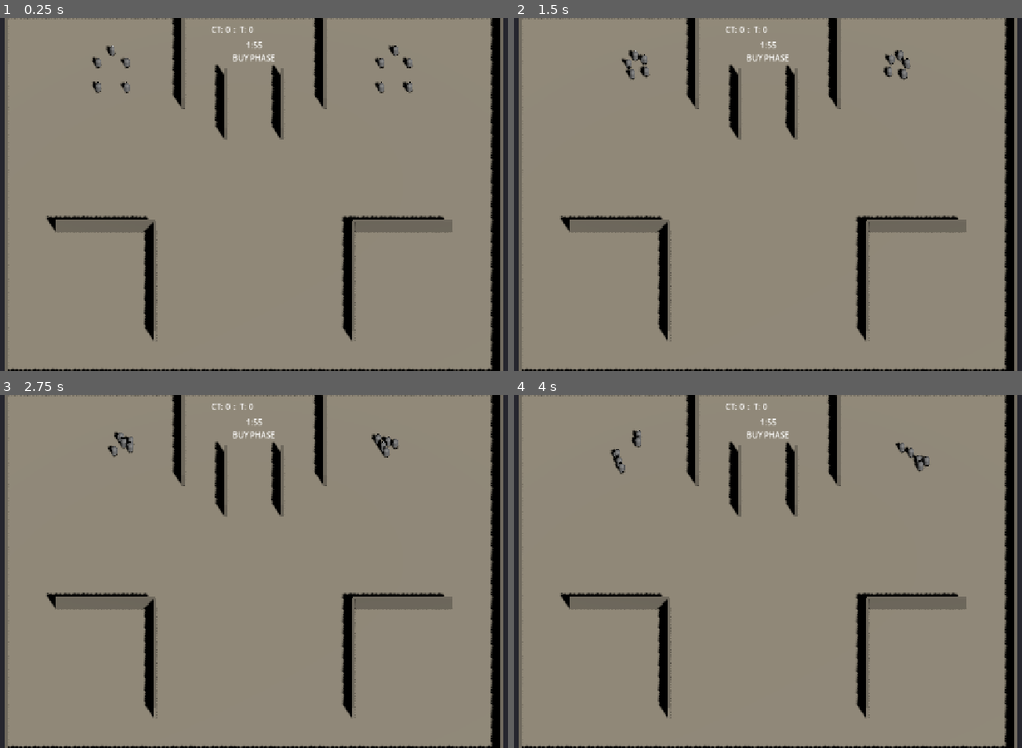
Above: before the commit, frames 1-4 (two rows, left to right).
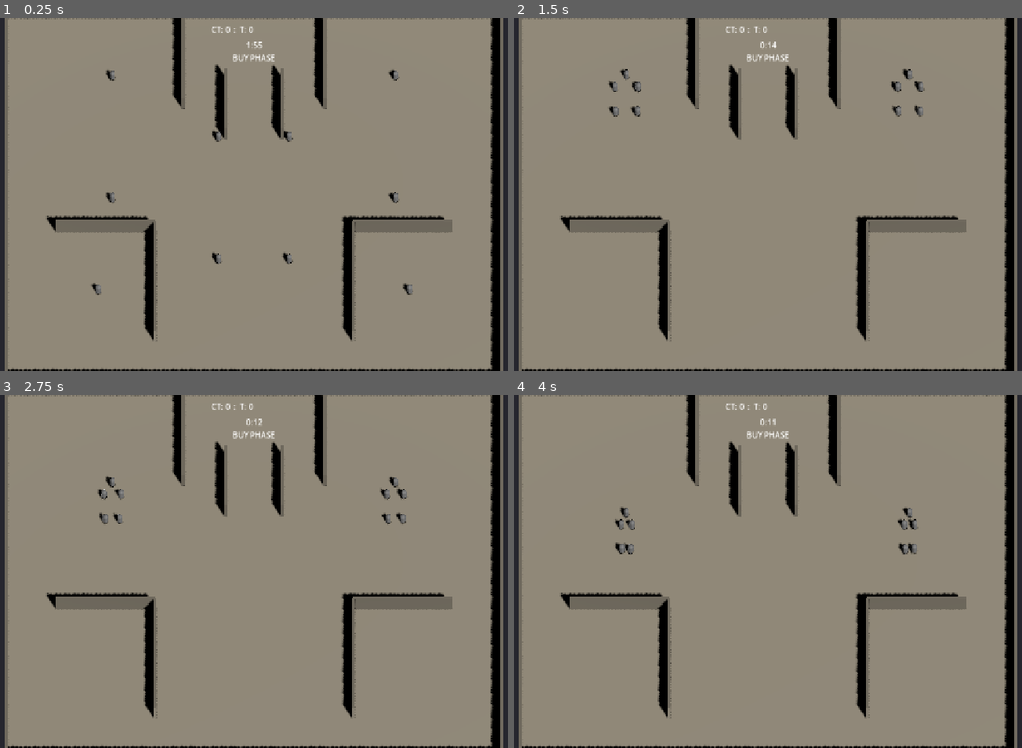
Above: after the commit, the same moments.

Repository: Vortex1347/cs_manager
Game: Godot game, scene res://scenes/game/game_manager.tscn
Two runs of this game, one before a commit and one after it. Both use one fixed random seed, a clock stepped at 60 frames per second and the inputs below.
Inputs:
- Up to frame 1 (0.25 s): no input
- Up to frame 2 (1.5 s): tap Enter at 0.5 s
- Up to frame 3 (2.75 s): no input
- Up to frame 4 (4 s): no input

The runs differ from the first frame. In frame 1, 0.8% of the frame differs, in the area x 17-82%, y 7-79%; in frame 2, 0.8%; in frame 3, 0.7%; in frame 4, 0.8%.

Commit message:
Fix HUD timer/phase display and bot patrol routes
- pause_controller.gd: add update_timer(), update_phase(), update_score()
  so HUD actually reflects round state (was always stuck on BUY PHASE 1:55)
- box_map.tscn: add PatrolPoints with CT/T patrol waypoints spread across
  the whole map (spawn area → corridor → site → mid) instead of bots
  cycling between 5 spawn points 4 meters apart
- game_manager.gd: use PatrolPoints for set_patrol_waypoints(), update
  score display on round end

Co-Authored-By: Claude Sonnet 4.6 <noreply@anthropic.com>

Diff:
--- a/scenes/maps/box_map.tscn
+++ b/scenes/maps/box_map.tscn
@@ -190,3 +190,35 @@
 
 [node name="T_Spawn_5" type="Marker3D" parent="SpawnPoints" unique_id=556600278]
 transform = Transform3D(1, 0, 0, 0, 1, 0, 0, 0, 1, 20, 0, -24)
+
+[node name="PatrolPoints" type="Node3D" parent="." unique_id=700000001]
+
+[node name="CT_Patrol_1" type="Marker3D" parent="PatrolPoints" unique_id=700000010]
+transform = Transform3D(1, 0, 0, 0, 1, 0, 0, 0, 1, -20, 0, -20)
+
+[node name="CT_Patrol_2" type="Marker3D" parent="PatrolPoints" unique_id=700000011]
+transform = Transform3D(1, 0, 0, 0, 1, 0, 0, 0, 1, -20, 0, 0)
+
+[node name="CT_Patrol_3" type="Marker3D" parent="PatrolPoints" unique_id=700000012]
+transform = Transform3D(1, 0, 0, 0, 1, 0, 0, 0, 1, -22, 0, 15)
+
+[node name="CT_Patrol_4" type="Marker3D" parent="PatrolPoints" unique_id=700000013]
+transform = Transform3D(1, 0, 0, 0, 1, 0, 0, 0, 1, -5, 0, 10)
+
+[node name="CT_Patrol_5" type="Marker3D" parent="PatrolPoints" unique_id=700000014]
+transform = Transform3D(1, 0, 0, 0, 1, 0, 0, 0, 1, -5, 0, -10)
+
+[node name="T_Patrol_1" type="Marker3D" parent="PatrolPoints" unique_id=700000020]
+transform = Transform3D(1, 0, 0, 0, 1, 0, 0, 0, 1, 20, 0, -20)
+
+[node name="T_Patrol_2" type="Marker3D" parent="PatrolPoints" unique_id=700000021]
+transform = Transform3D(1, 0, 0, 0, 1, 0, 0, 0, 1, 20, 0, 0)
+
+[node name="T_Patrol_3" type="Marker3D" parent="PatrolPoints" unique_id=700000022]
+transform = Transform3D(1, 0, 0, 0, 1, 0, 0, 0, 1, 22, 0, 15)
+
+[node name="T_Patrol_4" type="Marker3D" parent="PatrolPoints" unique_id=700000023]
+transform = Transform3D(1, 0, 0, 0, 1, 0, 0, 0, 1, 5, 0, 10)
+
+[node name="T_Patrol_5" type="Marker3D" parent="PatrolPoints" unique_id=700000024]
+transform = Transform3D(1, 0, 0, 0, 1, 0, 0, 0, 1, 5, 0, -10)
--- a/scripts/game/game_manager.gd
+++ b/scripts/game/game_manager.gd
@@ -39,15 +39,15 @@
 	start_match()
 
 func _setup_bots() -> void:
-	var spawn_root: Node3D = box_map.get_node_or_null("SpawnPoints") if box_map else null
+	var patrol_root: Node3D = box_map.get_node_or_null("PatrolPoints") if box_map else null
 	var ct_waypoints: Array[Vector3] = []
 	var t_waypoints: Array[Vector3] = []
-	if spawn_root:
+	if patrol_root:
 		for i in range(1, 6):
-			var ct_m = spawn_root.get_node_or_null("CT_Spawn_%d" % i)
+			var ct_m = patrol_root.get_node_or_null("CT_Patrol_%d" % i)
 			if ct_m:
 				ct_waypoints.append(ct_m.global_position)
-			var t_m = spawn_root.get_node_or_null("T_Spawn_%d" % i)
+			var t_m = patrol_root.get_node_or_null("T_Patrol_%d" % i)
 			if t_m:
 				t_waypoints.append(t_m.global_position)
 
@@ -213,6 +213,8 @@
 		score_ct += 1
 	elif winner == "T":
 		score_t += 1
+	if hud and hud.has_method("update_score"):
+		hud.update_score(score_ct, score_t)
 
 	if score_ct >= ROUNDS_TO_WIN:
 		_end_match("CT")
--- a/scripts/ui/pause_controller.gd
+++ b/scripts/ui/pause_controller.gd
@@ -1,5 +1,5 @@
 # pause_controller.gd
-# Обрабатывает паузу: показывает/скрывает оверлей, слушает game_manager.
+# Обрабатывает паузу и обновляет HUD (таймер, фаза, счёт).
 # Зависимости: game_manager.gd (сигнал pause_toggled)
 
 extends CanvasLayer
@@ -8,6 +8,10 @@
 @onready var pause_overlay: Control = $PauseOverlay
 @onready var strategy_buttons: VBoxContainer = $PauseOverlay/CenterContainer/VBoxContainer/StrategyButtons
 @onready var resume_button: Button = $PauseOverlay/CenterContainer/VBoxContainer/ResumeButton
+@onready var timer_label: Label = $TimerLabel
+@onready var phase_label: Label = $PhaseLabel
+@onready var score_ct_label: Label = $ScoreBar/ScoreCT
+@onready var score_t_label: Label = $ScoreBar/ScoreT
 
 var _game_manager: Node = null
 
@@ -26,3 +30,18 @@
 func _on_resume_pressed() -> void:
 	if _game_manager:
 		_game_manager.toggle_pause()
+
+func update_timer(secs: float) -> void:
+	var m := int(secs) / 60
+	var s := int(secs) % 60
+	timer_label.text = "%d:%02d" % [m, s]
+
+func update_phase(phase: int) -> void:
+	match phase:
+		0: phase_label.text = "BUY PHASE"
+		1: phase_label.text = "LIVE"
+		2: phase_label.text = "ROUND END"
+
+func update_score(ct: int, t: int) -> void:
+	score_ct_label.text = "CT: %d" % ct
+	score_t_label.text = "T: %d" % t
